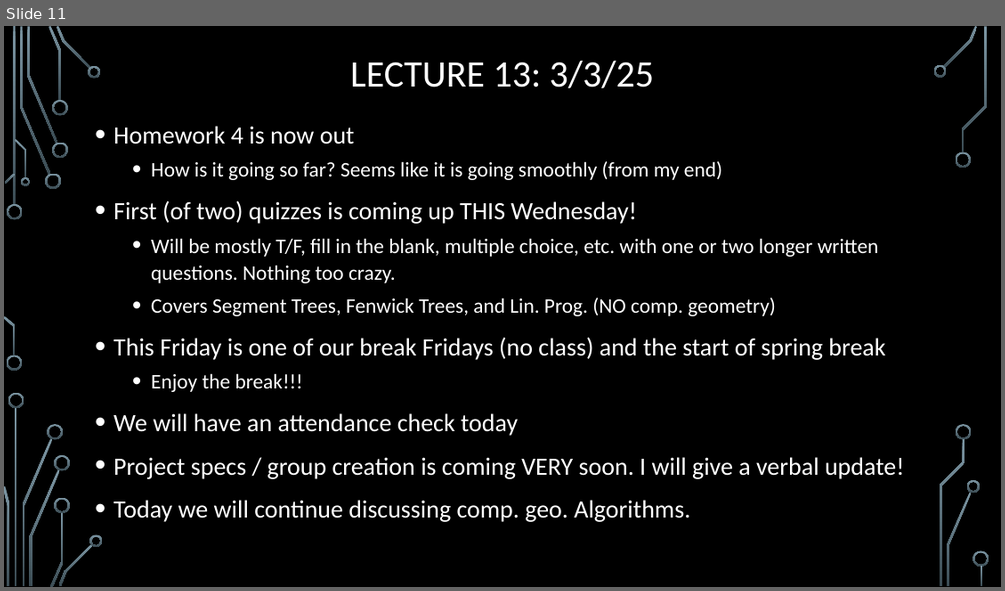
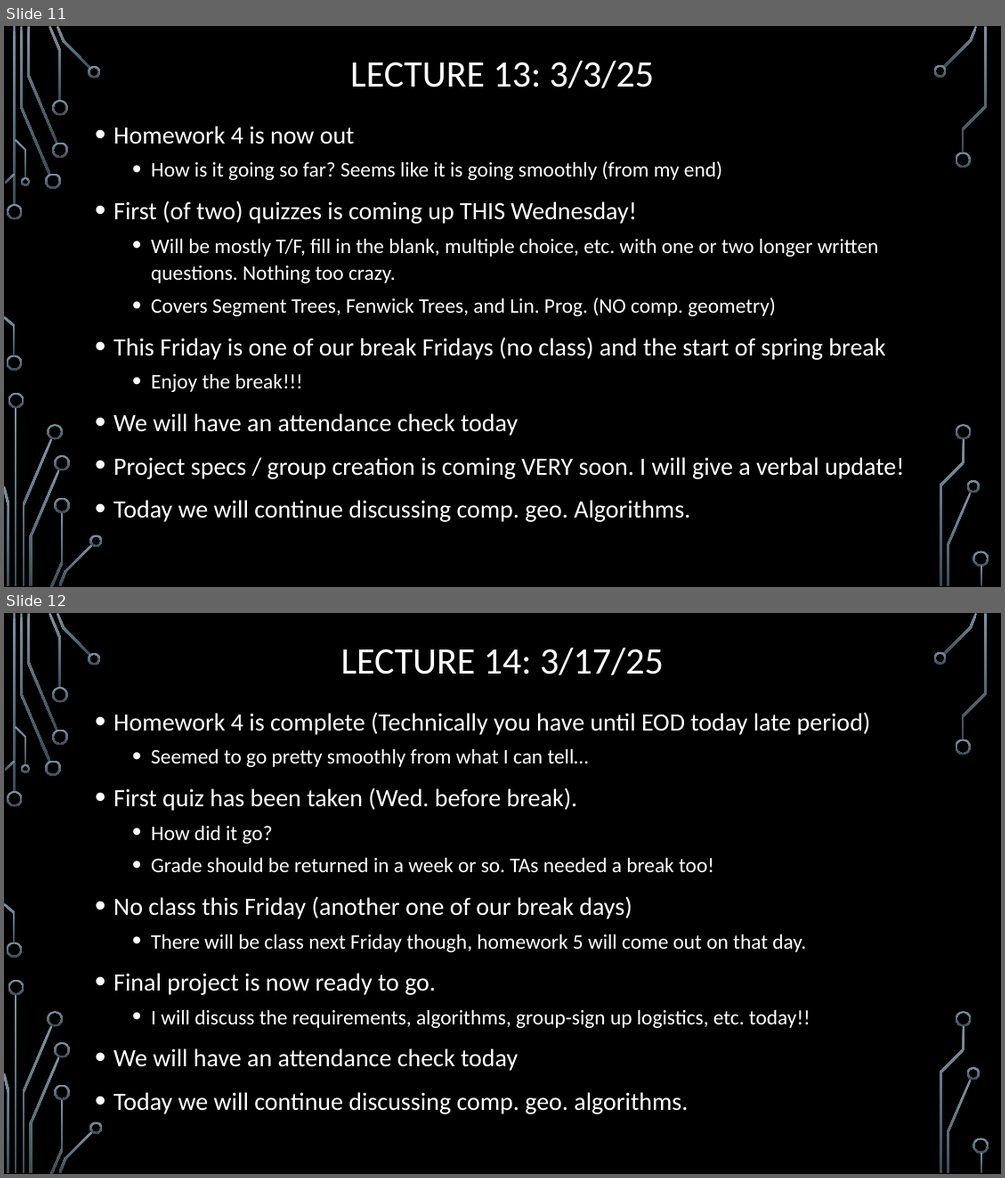
Before and after one commit to janiceeguo/advAlgo, a slide deck: slides/00-DailyAnnouncements.pptx. Shown one above the other, each under a label of ours: slide 11 before the commit, slides 11 and 12 after it. The pictures are 1005x591 and 1005x1178 pixels, drawn with LibreOffice and Linux fonts; fonts in the diff are those of the drawing; background and template pictures are left out. Boxes give left, top, right and bottom in pixels: in the first picture for what was removed or moved away, otherwise in the second. Text is boxed around its words. In the diff, an @@ line names an element or a change of style, - is before the commit and + after.

```diff
--- a/slides/00-DailyAnnouncements.pptx
+++ b/slides/00-DailyAnnouncements.pptx
@@ slide 12 added at box(4, 613, 1001, 1174), background picture (left out); not listed: 36 template elements that a slide beside it also shows @@
@@ title added at box(341, 648, 663, 675), 36 pt, text #FFFFFF @@
+LECTURE 14: 3/17/25
@@ text added at box(113, 712, 871, 1114), 24 pt, text #FFFFFF @@
+• Homework 4 is complete (Technically you have until EOD today late period)
+  • Seemed to go pretty smoothly from what I can tell…
+• First quiz has been taken (Wed. before break).
+  • How did it go?
+  • Grade should be returned in a week or so. TAs needed a break too!
+• No class this Friday (another one of our break days)
+  • There will be class next Friday though, homework 5 will come out on that day.
+• Final project is now ready to go.
+  • I will discuss the requirements, algorithms, group-sign up logistics, etc. today!!
+• We will have an attendance check today
+• Today we will continue discussing comp. geo. algorithms.
```
Also in this commit, not shown: 2 other files.
